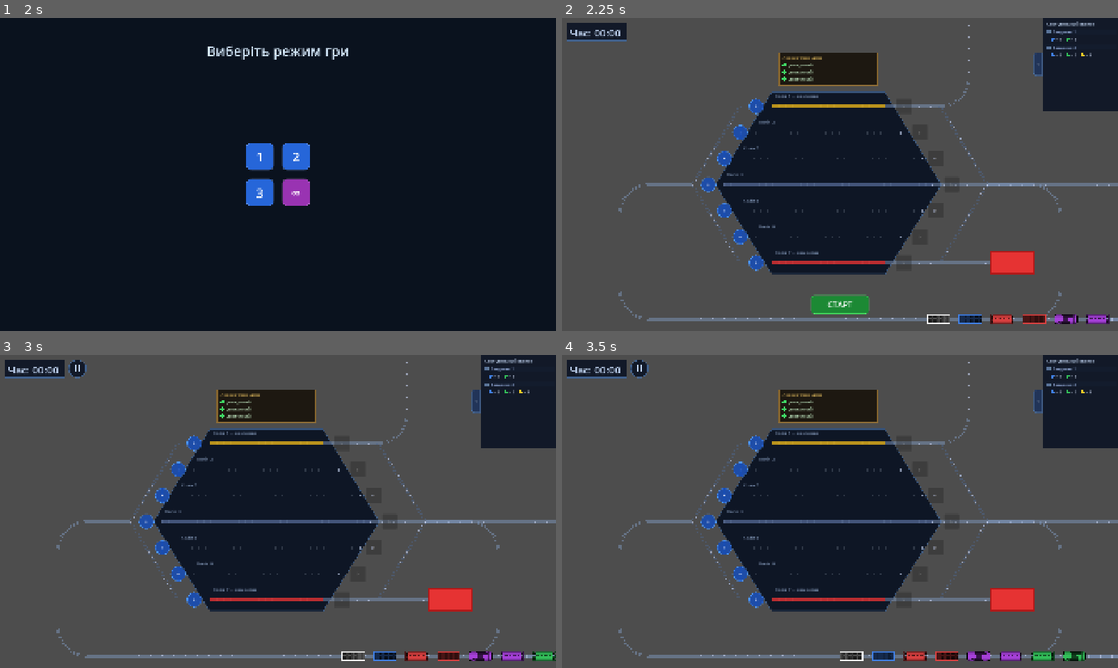
Above: before the commit, frames 1-4 (two rows, left to right).
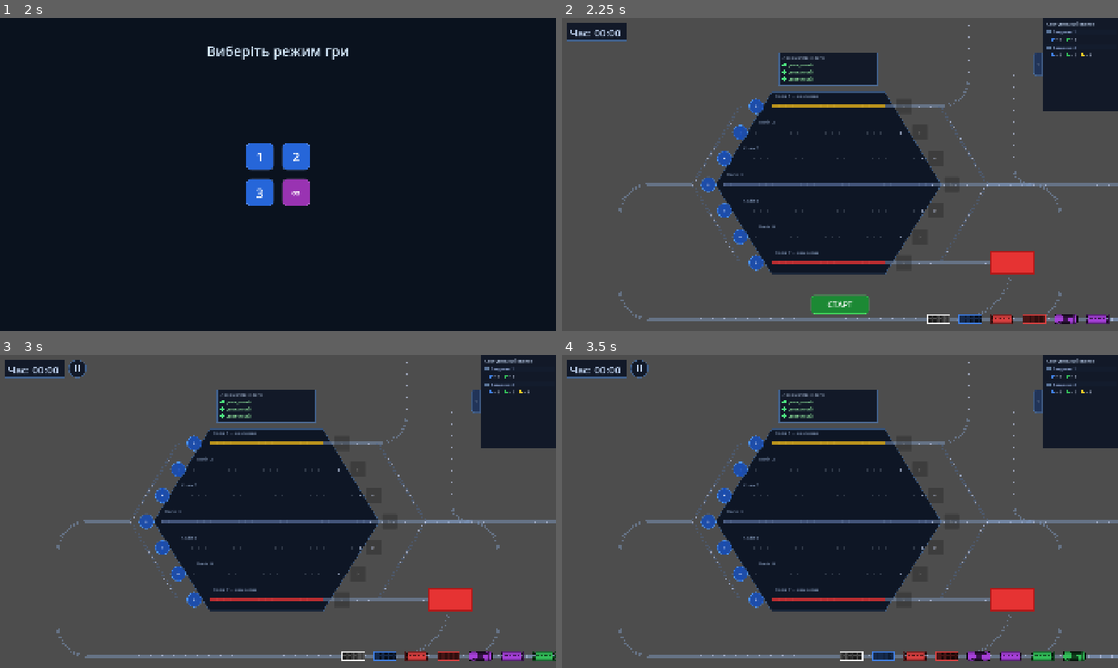
Above: after the commit, the same moments.

Repository: Fenimors99/shunting-game
Game: Godot game, scene res://scenes/LoginScreen.tscn
Same seed, same stepped clock (60 frames per second), same inputs: the game is played once before the commit and once after it.
Inputs:
- Up to frame 1 (2 s): click "Увійти через Google" at 0.5 s; tap Enter at 1.25 s
- Up to frame 2 (2.25 s): click "1" at 2 s
- Up to frame 3 (3 s): click "СТАРТ" at 2.75 s
- Up to frame 4 (3.5 s): no input

Frame 1 is identical in both runs. In frame 2, 0.3% of the frame differs, in the area x 38-84%, y 11-97%; in frame 3, 0.3%; in frame 4, 0.3%.

Commit message:
feat: add repair and loading depot mechanics with visual return tracks
- Track 7 (repair): 20s timer, release button, wagons return as white CARGO via arc to queue
- Track 1 (loading): 20s timer, release button, wagons return as pink NORMAL via parallel return track and arc joining exit path at (1620, 575)
- Both depots block exit button while wagons are processing; only 1 group at a time
- Return arc for loading enters exit arc horizontal segment, continues via normal exit arc to queue
- Added parallel visual return rail alongside track 1 exit vertical
- Status boxes (timer countdown) styled consistently with timer/task panel: dark bg, blue border, same font
- LocoDepot redesigned to match general UI style
- Repair/loading wagon return spacing fixed with WAGON_RETURN_DELAY = WAGON_GAP / SPEED

Diff:
--- a/scripts/GameScreen.gd
+++ b/scripts/GameScreen.gd
@@ -1,7 +1,7 @@
 extends Node2D
 
 @onready var queue:              WagonQueue  = $Queue
-@onready var station:            Node2D      = $Station
+@onready var station:            Station     = $Station
 @onready var loco_depot:         LocoDepot   = $LocoDepot
 @onready var task_manager:       TaskManager = $TaskManager
 @onready var task_panel:         TaskPanel   = $TaskPanel
@@ -19,7 +19,8 @@
 
 var _pause_black_bg: ColorRect
 
-const WAGON_ANIM_DELAY  := 0.18
+const WAGON_ANIM_DELAY        := 0.18
+const WAGON_RETURN_DELAY      := Layout.WAGON_GAP / Layout.SPEED  # ~0.25 — фізична відстань між вагонами
 const VICTORY_WAIT_TIME := 2.2
 const FADE_DURATION     := 0.8
 
@@ -40,6 +41,8 @@
 	task_panel.init(task_manager, task_toggle_button)
 	task_manager.task_completed.connect(func(_i): station.refresh_all_exit_buttons())
 	task_manager.all_tasks_completed.connect(_on_all_tasks_completed)
+	station.repair_completed.connect(_on_repair_completed)
+	station.loading_completed.connect(_on_loading_completed)
 	_create_start_button()
 
 func _on_all_tasks_completed() -> void:
@@ -382,7 +385,11 @@
 		pts.append(wagon.position)
 		pts.append_array(arc)
 		pts.append(Vector2(arc_end.x, -Layout.WAGON_GAP))
-		_animate_delayed(wagon, pts, i * WAGON_ANIM_DELAY, wagon.queue_free)
+		var is_last := (i == wagons.size() - 1)
+		_animate_delayed(wagon, pts, i * WAGON_ANIM_DELAY, func():
+			if is_last:
+				station.start_loading(wagons)
+		)
 
 func _animate_to_repair(wagons: Array) -> void:
 	var dest_x   := Layout.REPAIR_DEPOT_RECT.get_center().x
@@ -390,4 +397,43 @@
 	for i in wagons.size():
 		var wagon: Wagon = wagons[i]
 		var pts := PackedVector2Array([wagon.position, Vector2(dest_x, track7_y)])
-		_animate_delayed(wagon, pts, i * WAGON_ANIM_DELAY, wagon.queue_free)
+		var is_last := (i == wagons.size() - 1)
+		_animate_delayed(wagon, pts, i * WAGON_ANIM_DELAY, func():
+			wagon.rotation = 0.0
+			if is_last:
+				station.start_repair(wagons)
+		)
+
+func _on_loading_completed(wagons: Array) -> void:
+	var ret_x       := Layout.get_loading_return_x()
+	var ret_arc     := Layout.get_loading_return_arc()
+	var exit_arc    := Layout.get_exit_arc()
+	var base_tail_x := queue.get_tail_x() + Layout.WAGON_GAP
+	for i in wagons.size():
+		var wagon: Wagon = wagons[i]
+		wagon.become_loaded()
+		wagon.position = Vector2(ret_x, -Layout.WAGON_GAP)
+		var pts := PackedVector2Array()
+		pts.append(wagon.position)
+		pts.append_array(ret_arc)                    # → (1620, 575) вправо
+		pts.append_array(exit_arc.slice(2))          # крок 3+: дуга→вертикаль→дуга→QUEUE_Y
+		pts.append(Vector2(base_tail_x + i * Layout.WAGON_GAP, Layout.QUEUE_Y))
+		_animate_delayed(wagon, pts, i * WAGON_RETURN_DELAY, func():
+			wagon.rotation = PI
+			queue.receive_wagon(wagon)
+		)
+
+func _on_repair_completed(wagons: Array) -> void:
+	var arc         := Layout.get_repair_exit_arc()
+	var base_tail_x := queue.get_tail_x() + Layout.WAGON_GAP
+	for i in wagons.size():
+		var wagon: Wagon = wagons[i]
+		wagon.repair()
+		var pts := PackedVector2Array()
+		pts.append(wagon.position)
+		pts.append_array(arc)
+		pts.append(Vector2(base_tail_x + i * Layout.WAGON_GAP, Layout.QUEUE_Y))
+		_animate_delayed(wagon, pts, i * WAGON_RETURN_DELAY, func():
+			wagon.rotation = PI
+			queue.receive_wagon(wagon)
+		)
--- a/scripts/Layout.gd
+++ b/scripts/Layout.gd
@@ -203,8 +203,43 @@
 	return pts
 
 
-const LOCO_DEPOT_RECT   := Rect2(1310.0, 800.0, 180.0, 75.0)
-const REPAIR_DEPOT_RECT := Rect2(1480.0, 808.0, 150.0, 74.0)  # будівля ремонту, колія 7
+const LOCO_DEPOT_RECT    := Rect2(1310.0, 800.0, 180.0, 75.0)
+const REPAIR_DEPOT_RECT  := Rect2(1480.0, 808.0, 150.0, 74.0)  # будівля ремонту, колія 7
+const LOADING_DEPOT_RECT := Rect2(1415.0, 100.0, 130.0, 55.0)  # зона навантаження, біля виходу колії 1
+
+# Зміщення рейки повернення з навантаження відносно рейки в'їзду
+const LOADING_RETURN_OFFSET := 60.0
+
+# Вихідна дуга ремонтного депо: вниз → чверть-коло вправо → горизонталь черги.
+# Геометрія: центр = (depot_center_x + R, track7_y), де R = QUEUE_Y - track7_y.
+static func get_repair_exit_arc(steps_per_arc: int = 24) -> PackedVector2Array:
+	var start := Vector2(REPAIR_DEPOT_RECT.get_center().x, get_track_y(REPAIR_TRACK))
+	var R     := QUEUE_Y - start.y  # ≈ 194 px
+	# Центр ЛІВОРУЧ: дуга від 0 до π/2 → старт іде вниз, кінець — ліворуч (напрям черги)
+	var c     := Vector2(start.x - R, start.y)
+	var pts   := PackedVector2Array()
+	for i in range(steps_per_arc + 1):
+		var angle := float(i) / steps_per_arc * PI * 0.5
+		pts.append(c + Vector2(cos(angle), sin(angle)) * R)
+	return pts
+
+# Повернення з вантажного депо: вертикаль вниз → чверть-коло вправо → входить у горизонталь
+# exit_arc між exit_center та першою дугою, тобто кінець = (EXIT_STOP_X - R, track_y(4)).
+# Дуга: центр = (end_x, end_y - R_arc); кут π → π/2; R_arc = LOADING_RETURN_OFFSET.
+static func get_loading_return_arc(steps_per_arc: int = 24) -> PackedVector2Array:
+	var R     := LOADING_RETURN_OFFSET
+	var end_x := EXIT_STOP_X - QUEUE_ARC_R          # 1620
+	var end_y := get_track_y(CENTER_TRACK)           # 575
+	var c     := Vector2(end_x, end_y - R)
+	var pts   := PackedVector2Array()
+	for i in range(steps_per_arc + 1):
+		var angle := PI - float(i) / steps_per_arc * PI * 0.5
+		pts.append(c + Vector2(cos(angle), sin(angle)) * R)
+	return pts
+
+# X-позиція паралельної рейки повернення = (1620 - LOADING_RETURN_OFFSET).
+static func get_loading_return_x() -> float:
+	return EXIT_STOP_X - QUEUE_ARC_R - LOADING_RETURN_OFFSET
 
 static func is_wagon_compatible(wagon_type: Wagon.WagonType, track_index: int) -> bool:
 	match wagon_type:
--- a/scripts/LocoDepot.gd
+++ b/scripts/LocoDepot.gd
@@ -53,21 +53,21 @@
 func _draw() -> void:
 	var font := ThemeDB.fallback_font
 
-	# Фон
-	draw_rect(Rect2(0, 0, W, H), Color(0.10, 0.08, 0.05, 0.93))
-	draw_rect(Rect2(0, 0, W, H), Color(0.60, 0.45, 0.20, 0.85), false, 2.0)
-	draw_rect(Rect2(2, 2, W - 4, H - 4), Color(0.70, 0.55, 0.25, 0.12), false, 1.0)
+	# Фон — загальний стиль
+	draw_rect(Rect2(0, 0, W, H),         Color(0.06, 0.09, 0.15, 0.96))
+	draw_rect(Rect2(0, 0, W, H),         Color(0.30, 0.45, 0.65, 0.80), false, 2.0)
+	draw_rect(Rect2(2, 2, W - 4, H - 4), Color(0.50, 0.65, 0.85, 0.10), false, 1.0)
 
 	# Заголовок
 	draw_string(font, Vector2(12, 22),
 		"Локомотивне депо",
-		HORIZONTAL_ALIGNMENT_LEFT, -1, 14, Color(0.85, 0.70, 0.35, 0.9))
+		HORIZONTAL_ALIGNMENT_LEFT, -1, 15, Color(0.80, 0.88, 1.00, 0.70))
 
 	for i in MAX_LOCOS:
 		var y := 42 + i * 24
 		var free := _timers[i] == 0.0
-		draw_circle(Vector2(18, y), 7, Color(0.25, 0.85, 0.40) if free else Color(0.90, 0.50, 0.15))
+		draw_circle(Vector2(18, y), 7, Color(0.30, 0.90, 0.50) if free else Color(0.90, 0.55, 0.20))
 		var label := "доступний" if free else "%dс" % ceili(_timers[i])
-		var col := Color(0.75, 0.90, 0.75) if free else Color(0.95, 0.75, 0.40)
+		var col   := Color(0.60, 0.95, 0.65) if free else Color(0.80, 0.88, 1.00, 0.95)
 		draw_string(font, Vector2(34, y + 6), label,
 			HORIZONTAL_ALIGNMENT_LEFT, -1, 15, col)
--- a/scripts/Station.gd
+++ b/scripts/Station.gd
@@ -10,6 +10,11 @@
 signal track_entry_tapped(track_index: int)
 signal track_exit_tapped(track_index: int)
 signal track_exit_choice(track_index: int, submit: bool)
+signal repair_completed(wagons: Array)
+signal loading_completed(wagons: Array)
+
+const REPAIR_TIME  := 20.0
+const LOADING_TIME := 20.0
 
 var _track_wagons: Array = []      # Array[Array[Wagon]]
 var _track_reserved: Array = []    # int на колію: зарезервовані + припарковані
@@ -21,6 +26,17 @@
 var _filter_type: Wagon.WagonType = Wagon.WagonType.NORMAL
 var _loco_available: bool = true
 var _task_manager: TaskManager = null
+var _repair_wagons:  Array  = []
+var _repair_timer:   float  = 0.0
+var _repair_btn:     Button = null
+var _loading_wagons: Array  = []
+var _loading_timer:  float  = 0.0
+var _loading_btn:    Button = null
+
+var _repair_status_box:    Node2D = null
+var _repair_status_label:  Label  = null
+var _loading_status_box:   Node2D = null
+var _loading_status_label: Label  = null
 
 func _ready() -> void:
 	_track_wagons.resize(Layout.TRACK_COUNT)
@@ -34,15 +50,50 @@
 	_create_exit_buttons()
 	_create_choice_containers()
 	_create_repair_depot_roof()
+	_create_status_boxes()
+
+func _create_status_boxes() -> void:
+	var r := _make_status_box(Vector2(
+		Layout.REPAIR_DEPOT_RECT.position.x + 5,
+		Layout.REPAIR_DEPOT_RECT.position.y - 54))
+	_repair_status_box   = r[0]
+	_repair_status_label = r[1]
+
+	var l := _make_status_box(Vector2(
+		Layout.LOADING_DEPOT_RECT.position.x + 5,
+		Layout.LOADING_DEPOT_RECT.position.y - 54))
+	_loading_status_box   = l[0]
+	_loading_status_label = l[1]
+
+func _make_status_box(pos: Vector2) -> Array:
+	const W := 130.0
+	const H := 44.0
+	var box := Node2D.new()
+	box.position = pos
+	box.visible  = false
+	box.z_index  = 2
+	box.connect("draw", func():
+		box.draw_rect(Rect2(0, 0, W, H),         Color(0.06, 0.09, 0.15, 0.96))
+		box.draw_rect(Rect2(0, 0, W, H),         Color(0.30, 0.45, 0.65, 0.80), false, 2.0)
+		box.draw_rect(Rect2(2, 2, W - 4, H - 4), Color(0.50, 0.65, 0.85, 0.10), false, 1.0)
+	)
+	var lbl := Label.new()
+	lbl.position = Vector2(10, 10)
+	lbl.add_theme_font_size_override("font_size", 18)
+	lbl.add_theme_color_override("font_color", Color(0.80, 0.88, 1.00, 0.95))
+	box.add_child(lbl)
+	add_child(box)
+	return [box, lbl]
 
 func _create_repair_depot_roof() -> void:
 	var roof := Node2D.new()
-	roof.z_index = 1  # один рівень над рейками/вагонами що на z=0
+	roof.z_index = 1
 	roof.connect("draw", func():
 		roof.draw_rect(Layout.REPAIR_DEPOT_RECT, Color(0.9, 0.2, 0.2, 1.0), true)
 		roof.draw_rect(Layout.REPAIR_DEPOT_RECT, Color(0.7, 0.1, 0.1, 1.0), false, 2.0)
 	)
 	add_child(roof)
+
 
 # Розраховує (start_x, end_x) рейок для колії відносно центральної (найдовшої).
 # Коротші колії симетрично зміщені всередину, формуючи шестикутник.
@@ -79,6 +130,101 @@
 
 func get_wagon_count(track_index: int) -> int:
 	return _track_wagons[track_index - 1].size()
+
+# --- Ремонтне депо ---
+
+func start_repair(wagons: Array) -> void:
+	_repair_wagons = wagons
+	_repair_timer  = REPAIR_TIME
+	_repair_btn    = null
+	_repair_status_box.visible = true
+	_refresh_exit_button(Layout.REPAIR_TRACK)
+
+func _process(delta: float) -> void:
+	if _repair_timer > 0.0:
+		_repair_timer = maxf(0.0, _repair_timer - delta)
+		_repair_status_label.text = "Ремонт: %dс" % ceili(_repair_timer)
+		if _repair_timer == 0.0 and _repair_btn == null:
+			_repair_status_box.visible = false
+			_create_repair_release_btn()
+
+	if _loading_timer > 0.0:
+		_loading_timer = maxf(0.0, _loading_timer - delta)
+		_loading_status_label.text = "Обробка: %dс" % ceili(_loading_timer)
+		if _loading_timer == 0.0 and _loading_btn == null:
+			_loading_status_box.visible = false
+			_create_loading_release_btn()
+
+func _create_repair_release_btn() -> void:
+	var btn := Button.new()
+	btn.text = "Вивід"
+	btn.custom_minimum_size = Vector2(130, 44)
+	btn.position = Vector2(
+		Layout.REPAIR_DEPOT_RECT.position.x + 5,
+		Layout.REPAIR_DEPOT_RECT.position.y - 54
+	)
+	var s := StyleBoxFlat.new()
+	s.bg_color = Color(0.1, 0.45, 0.15)
+	s.set_corner_radius_all(8)
+	s.set_border_width_all(2)
+	s.border_color = Color(0.3, 0.8, 0.4)
+	btn.add_theme_stylebox_override("normal", s)
+	var sh := s.duplicate()
+	sh.bg_color = Color(0.15, 0.65, 0.2)
+	btn.add_theme_stylebox_override("hover", sh)
+	btn.add_theme_color_override("font_color", Color.WHITE)
+	btn.add_theme_font_size_override("font_size", 18)
+	_repair_btn = btn
+	btn.pressed.connect(_on_repair_release)
+	add_child(btn)
+
+func _on_repair_release() -> void:
+	_repair_btn.queue_free()
+	_repair_btn = null
+	var wagons := _repair_wagons
+	_repair_wagons = []
+	repair_completed.emit(wagons)
+	_refresh_exit_button(Layout.REPAIR_TRACK)
+
+# --- Вантажне депо ---
+
+func start_loading(wagons: Array) -> void:
+	_loading_wagons = wagons
+	_loading_timer  = LOADING_TIME
+	_loading_btn    = null
+	_loading_status_box.visible = true
+	_refresh_exit_button(Layout.CARGO_TRACK)
+
+func _create_loading_release_btn() -> void:
+	var btn := Button.new()
+	btn.text = "Вивід"
+	btn.custom_minimum_size = Vector2(130, 44)
+	btn.position = Vector2(
+		Layout.LOADING_DEPOT_RECT.position.x + 5,
+		Layout.LOADING_DEPOT_RECT.position.y - 54
+	)
+	var s := StyleBoxFlat.new()
+	s.bg_color = Color(0.1, 0.45, 0.15)
+	s.set_corner_radius_all(8)
+	s.set_border_width_all(2)
+	s.border_color = Color(0.3, 0.8, 0.4)
+	btn.add_theme_stylebox_override("normal", s)
+	var sh := s.duplicate()
+	sh.bg_color = Color(0.15, 0.65, 0.2)
+	btn.add_theme_stylebox_override("hover", sh)
+	btn.add_theme_color_override("font_color", Color.WHITE)
+	btn.add_theme_font_size_override("font_size", 18)
+	_loading_btn = btn
+	btn.pressed.connect(_on_loading_release)
+	add_child(btn)
+
+func _on_loading_release() -> void:
+	_loading_btn.queue_free()
+	_loading_btn = null
+	var wagons := _loading_wagons
+	_loading_wagons = []
+	loading_completed.emit(wagons)
+	_refresh_exit_button(Layout.CARGO_TRACK)
 
 # --- Малювання ---
 
@@ -198,6 +344,7 @@
 			Vector2(Layout.get_dist_rail_x(i),     Layout.get_track_y(i)),
 			thin_color
 		)
+
 
 
 func _draw_curved_rail(pts: PackedVector2Array, color: Color) -> void:
@@ -278,14 +425,22 @@
 	var arc1_end := arc1[arc1.size() - 1]
 	_draw_rail_segment(arc1_end, Vector2(arc1_end.x, 0.0), rail_color)
 
-	# 3.5. Пряма гілка від колії 7 до ремонтного депо
-	var track7_y := Layout.get_track_y(7)
-	var fork_x   := Layout.get_exit_rail_x(7)
+	# 3.4b. Повернення з навантаження: паралельна вертикаль вниз + дуга до черги
+	var ret_x   := Layout.get_loading_return_x()
+	var ret_arc := Layout.get_loading_return_arc()
+	_draw_rail_segment(Vector2(ret_x, 0.0), ret_arc[0], rail_color)
+	_draw_curved_rail(ret_arc, rail_color)
+
+	# 3.5. Рейки колії 7: від збірної рейки через ліву стінку депо до центру депо
+	var track7_y := Layout.get_track_y(Layout.REPAIR_TRACK)
+	var fork_x   := Layout.get_exit_rail_x(Layout.REPAIR_TRACK)
 	_draw_rail_segment(
 		Vector2(fork_x, track7_y),
-		Vector2(Layout.REPAIR_DEPOT_RECT.position.x, track7_y),
+		Vector2(Layout.REPAIR_DEPOT_RECT.get_center().x, track7_y),
 		rail_color
 	)
+	# 3.5b. Дуга виходу з депо → вниз → черга
+	_draw_curved_rail(Layout.get_repair_exit_arc(), rail_color)
 
 	# 3.6. Пряма здачі завдань: від центру (колія 4) вправо за екран
 	var center4 := Layout.get_exit_center_point()
@@ -390,7 +545,9 @@
 
 	var parked: int = get_wagon_count(track_index)
 	var in_transit: bool = _track_reserved[track_index - 1] > parked
-	_exit_buttons[track_index - 1].disabled = parked == 0 or in_transit or not _loco_available
+	var repair_busy:  bool = track_index == Layout.REPAIR_TRACK  and not _repair_wagons.is_empty()
+	var loading_busy: bool = track_index == Layout.CARGO_TRACK   and not _loading_wagons.is_empty()
+	_exit_buttons[track_index - 1].disabled = parked == 0 or in_transit or not _loco_available or repair_busy or loading_busy
 
 func _on_exit_pressed(track_index: int) -> void:
 	if track_index == Layout.CARGO_TRACK or track_index == Layout.REPAIR_TRACK:
--- a/scripts/Wagon.gd
+++ b/scripts/Wagon.gd
@@ -51,6 +51,15 @@
 	_shadow.position = Vector2.ZERO
 	_shadow.modulate = Color(0.9, 0.15, 0.15, 0.85)
 
+func repair() -> void:
+	wagon_type = WagonType.CARGO
+	_refresh()
+
+func become_loaded() -> void:
+	wagon_type = WagonType.NORMAL
+	color_id   = 4  # Pink (NORMAL_COLORS[4])
+	_refresh()
+
 func start_blocking() -> void:
 	state = State.BLOCKED
 	_blink_timer.start()
